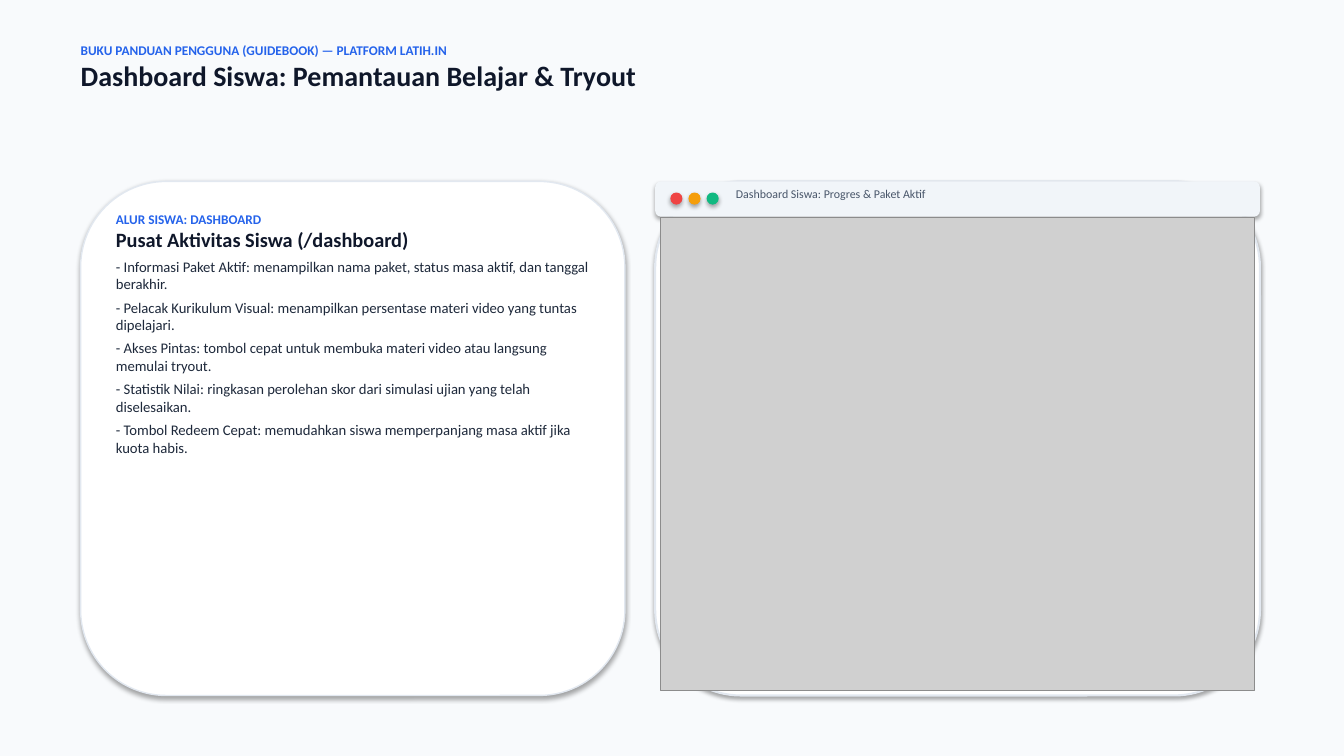
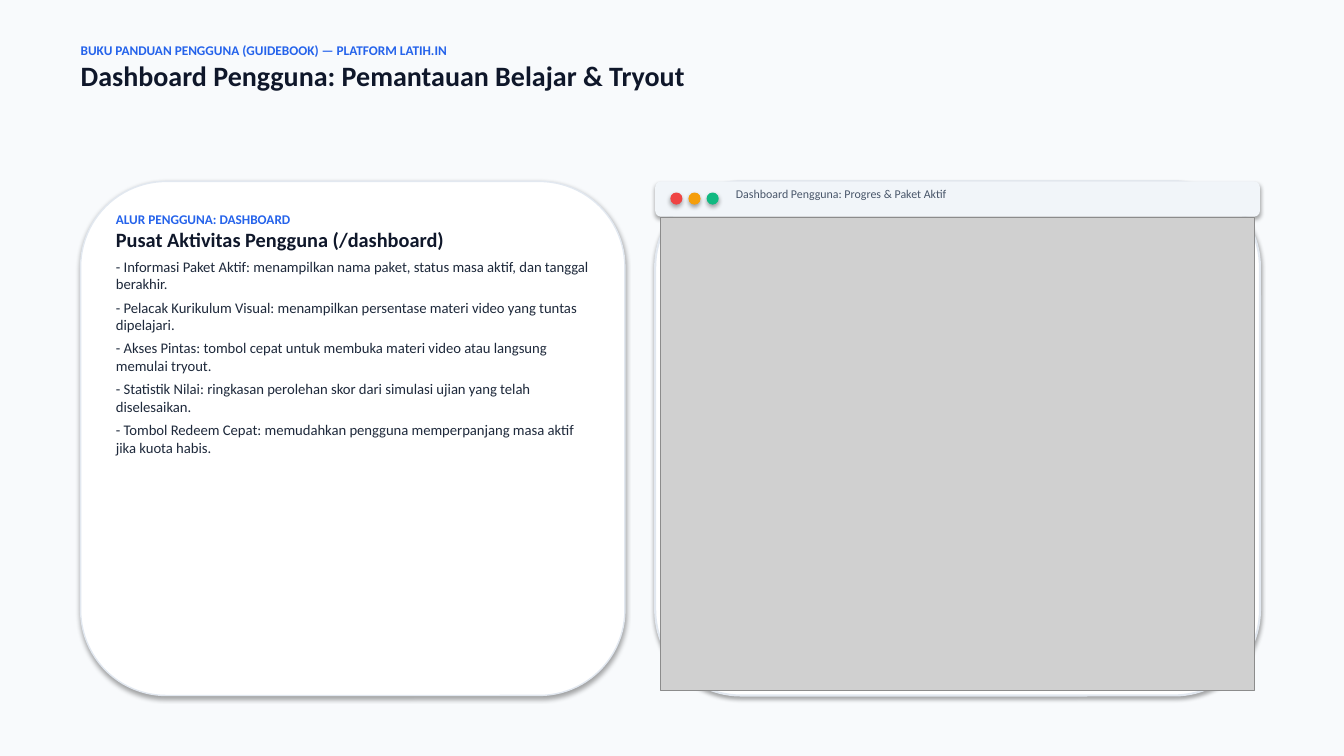
Before and after one commit to Salman-artz/latih.in, a slide deck: slide 5 of guidebook.pptx. Drawn at 1344x756 pixels with LibreOffice and Linux fonts; fonts in the diff are those of the drawing; grey boxes stand for pictures. Boxes give left, top, right and bottom in pixels: in the first picture for what was removed or moved away, otherwise in the second. Text is boxed around its words. In the diff, an @@ line names an element or a change of style, - is before the commit and + after.

Commit message:
refactor(terminology): replace all occurrences of 'siswa' with 'pengguna'

```diff
--- a/guidebook.pptx
+++ b/guidebook.pptx
@@ text at [81,66,684,91]: text changed @@
-Dashboard Siswa: Pemantauan Belajar & Tryout
+Dashboard Pengguna: Pemantauan Belajar & Tryout
@@ text at [736,190,947,200]: text changed @@
-Dashboard Siswa: Progres & Paket Aktif
+Dashboard Pengguna: Progres & Paket Aktif
@@ text at [116,215,444,251]: text changed @@
-ALUR SISWA: DASHBOARD
-Pusat Aktivitas Siswa (/dashboard)
+ALUR PENGGUNA: DASHBOARD
+Pusat Aktivitas Pengguna (/dashboard)
@@ text at [116,424,574,456]: text changed @@
-- Tombol Redeem Cepat: memudahkan siswa memperpanjang masa aktif jika kuota habis.
+- Tombol Redeem Cepat: memudahkan pengguna memperpanjang masa aktif jika kuota habis.
```
Also in this commit, not shown: 11 other slides changed, 5 other files.
